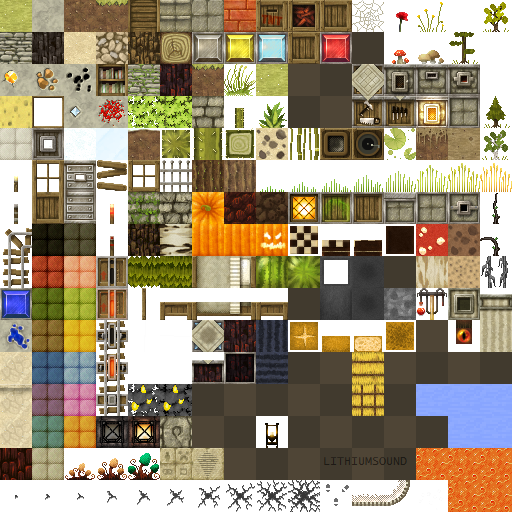
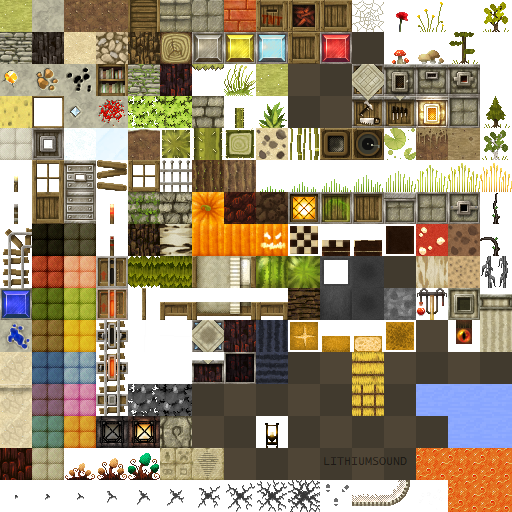
Two versions of the same layered image (512px x 512px). Layer-by-layer changes:
painted on "Calque Copié" over [131, 67, 320, 411]
painted on "Arrière-plan" over [96, 0, 224, 96]
